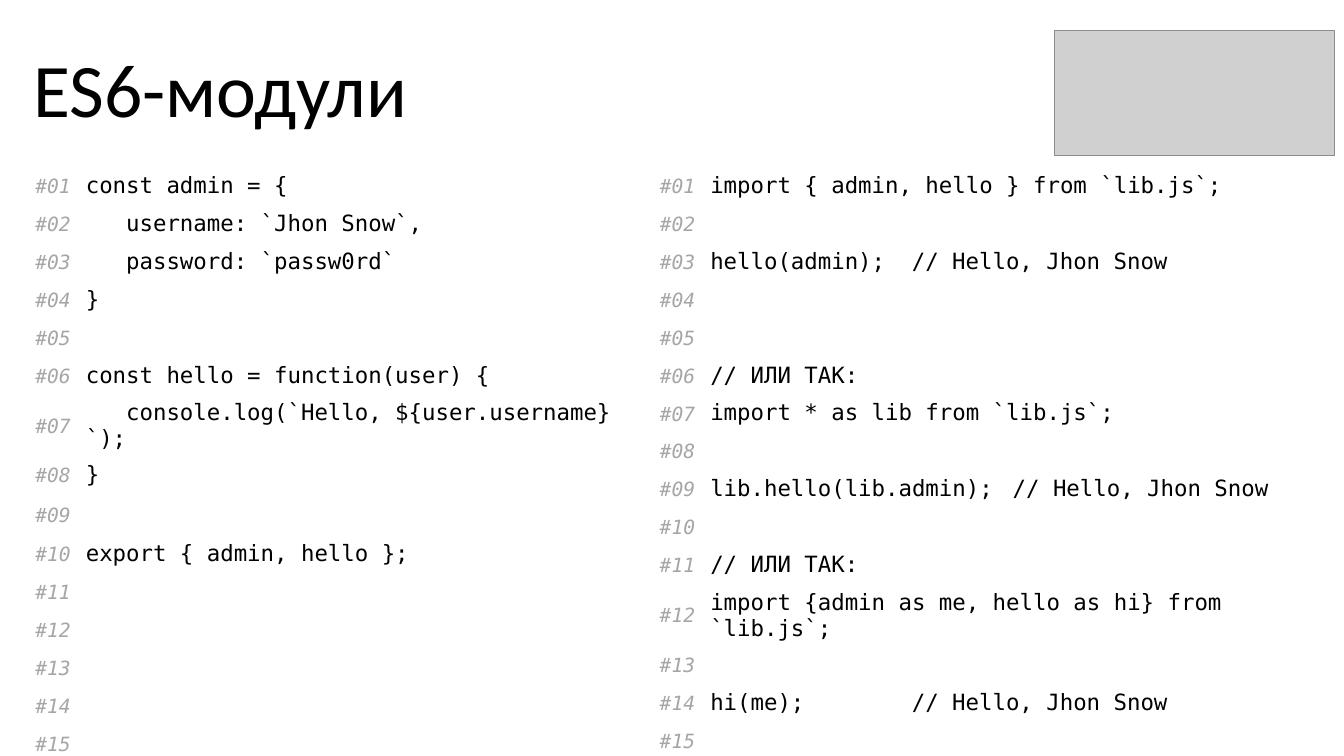
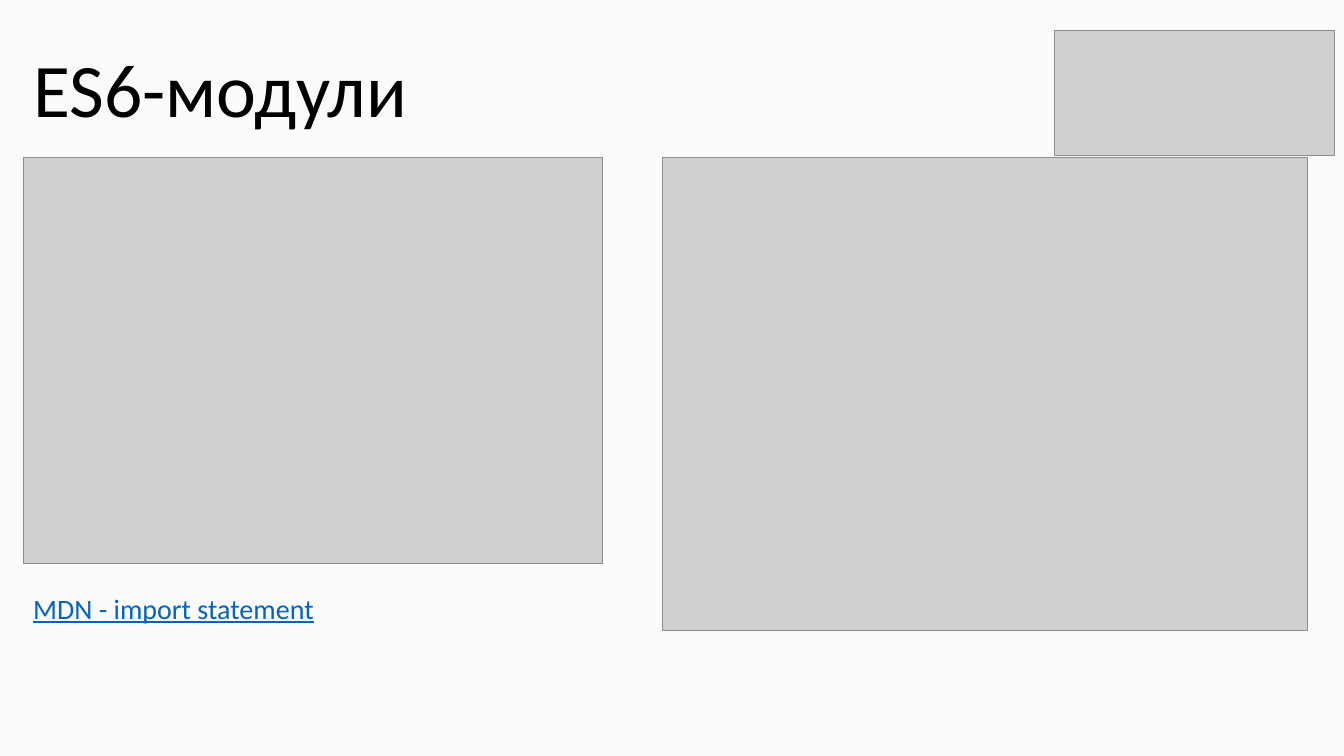
Before and after one commit to KOPTE3/modern-es, a slide deck: slide 52 of Modern ES.pptx (slide 48 before the commit). Drawn at 1344x756 pixels with LibreOffice and Linux fonts; fonts in the diff are those of the drawing; grey boxes stand for pictures. Boxes give left, top, right and bottom in pixels: in the first picture for what was removed or moved away, otherwise in the second. Text is boxed around its words. In the diff, an @@ line names an element or a change of style, - is before the commit and + after.

```diff
--- a/Modern ES.pptx
+++ b/Modern ES.pptx
@@ background #FFFFFF to #FAFAFA @@
@@ table removed at (23,168,633,755), 15 rows, 2 columns @@
-#01 | const admin = {
-#02 | username: `Jhon Snow`,
-#03 | password: `passw0rd`
-#04 | }
-#05 | 
-#06 | const hello = function(user) {
-#07 | console.log(`Hello, ${user.username}`);
-#08 | }
-#09 | 
-#10 | export { admin, hello };
-#11 | 
-#12 | 
-#13 | 
-#14 | 
-#15 | 
@@ picture added at (23,158,603,564) @@
@@ table removed at (647,168,1332,752), 15 rows, 2 columns @@
-#01 | import { admin, hello } from `lib.js`;
-#02 | 
-#03 | hello(admin); // Hello, Jhon Snow
-#04 | 
-#05 | 
-#06 | // ИЛИ ТАК:
-#07 | import * as lib from `lib.js`;
-#08 | 
-#09 | lib.hello(lib.admin); // Hello, Jhon Snow
-#10 | 
-#11 | // ИЛИ ТАК:
-#12 | import {admin as me, hello as hi} from `lib.js`;
-#13 | 
-#14 | hi(me); // Hello, Jhon Snow
-#15 | 
@@ picture added at (662,158,1309,631) @@
@@ text added at (33,599,313,624), 20 pt, text #0563C1, underline @@
+MDN - import statement
```
Also in this commit, not shown: 47 other slides changed, 15 slides added, 11 slides removed, 46 other files.
